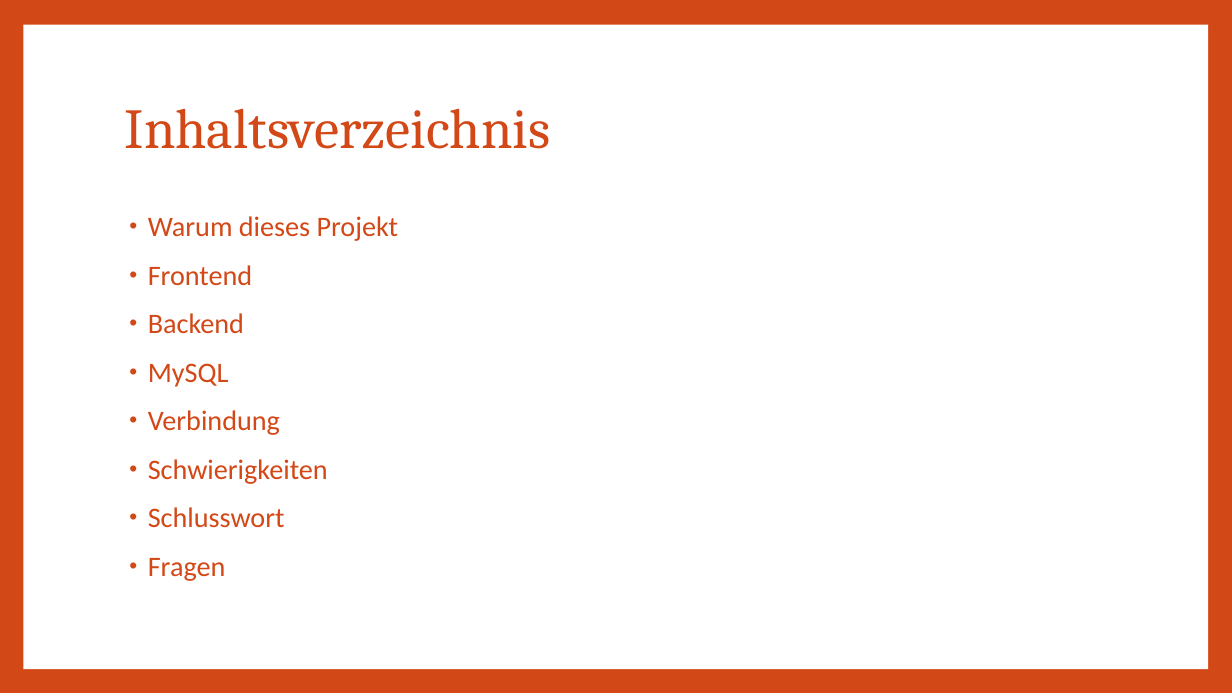
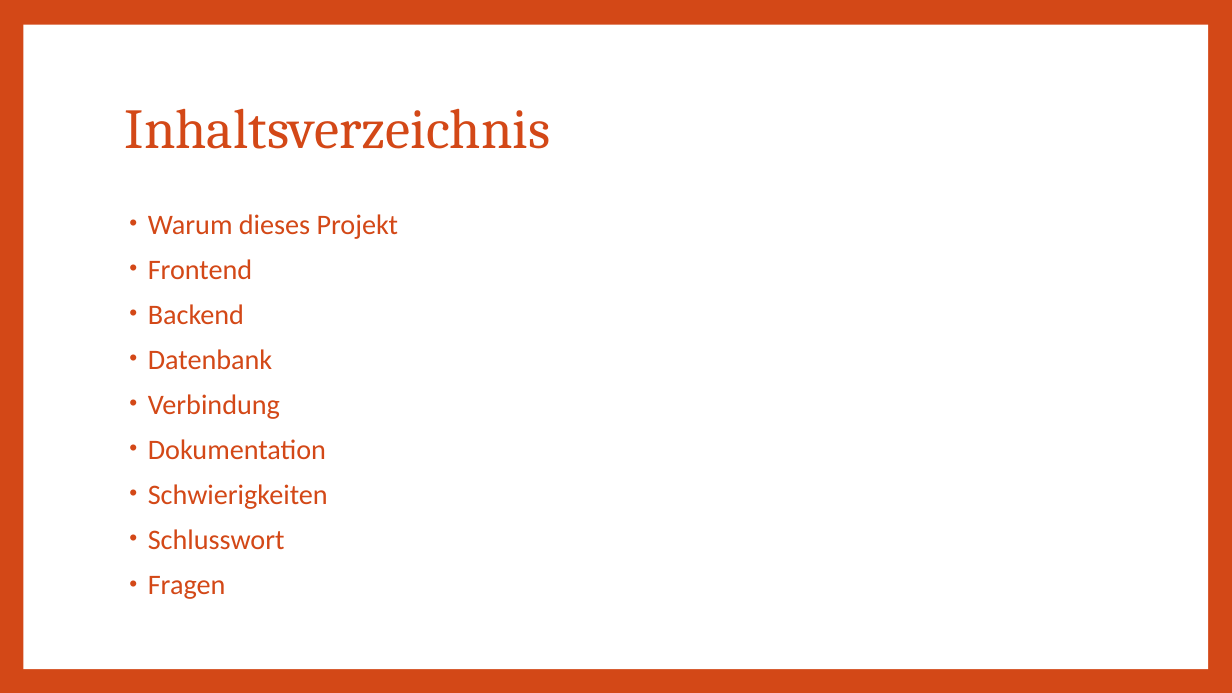
Before and after one commit to Lio396/AbgabeDossierProjekt, a slide deck: slide 2 of 04_Präsentation/VueJS_Laravel_website.pptx. Drawn at 1232x693 pixels with LibreOffice and Linux fonts; fonts in the diff are those of the drawing. Boxes give left, top, right and bottom in pixels: in the first picture for what was removed or moved away, otherwise in the second. Text is boxed around its words. In the diff, an @@ line names an element or a change of style, - is before the commit and + after.

Commit message:
ProjektSchluss1

```diff
--- a/04_Präsentation/VueJS_Laravel_website.pptx
+++ b/04_Präsentation/VueJS_Laravel_website.pptx
@@ text at (x1=148, y1=214, x2=399, y2=599): line spacing 0.9 to 0.8 @@
@@ text at (x1=148, y1=349, x2=272, y2=369): text changed @@
-• MySQL
+• Datenbank
@@ text at (x1=148, y1=439, x2=326, y2=460): paragraph added @@
+• Dokumentation
```
Also in this commit, not shown: 2 other slides changed, 1 slide added.
